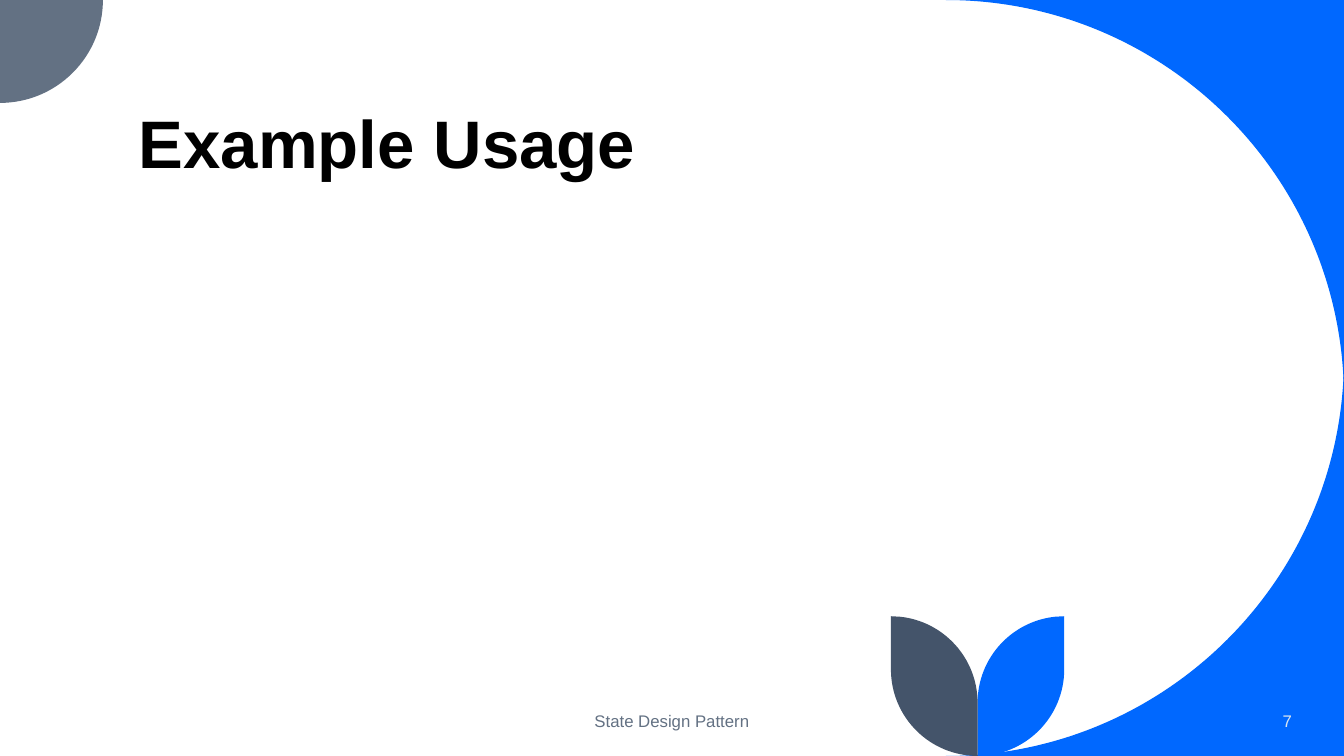
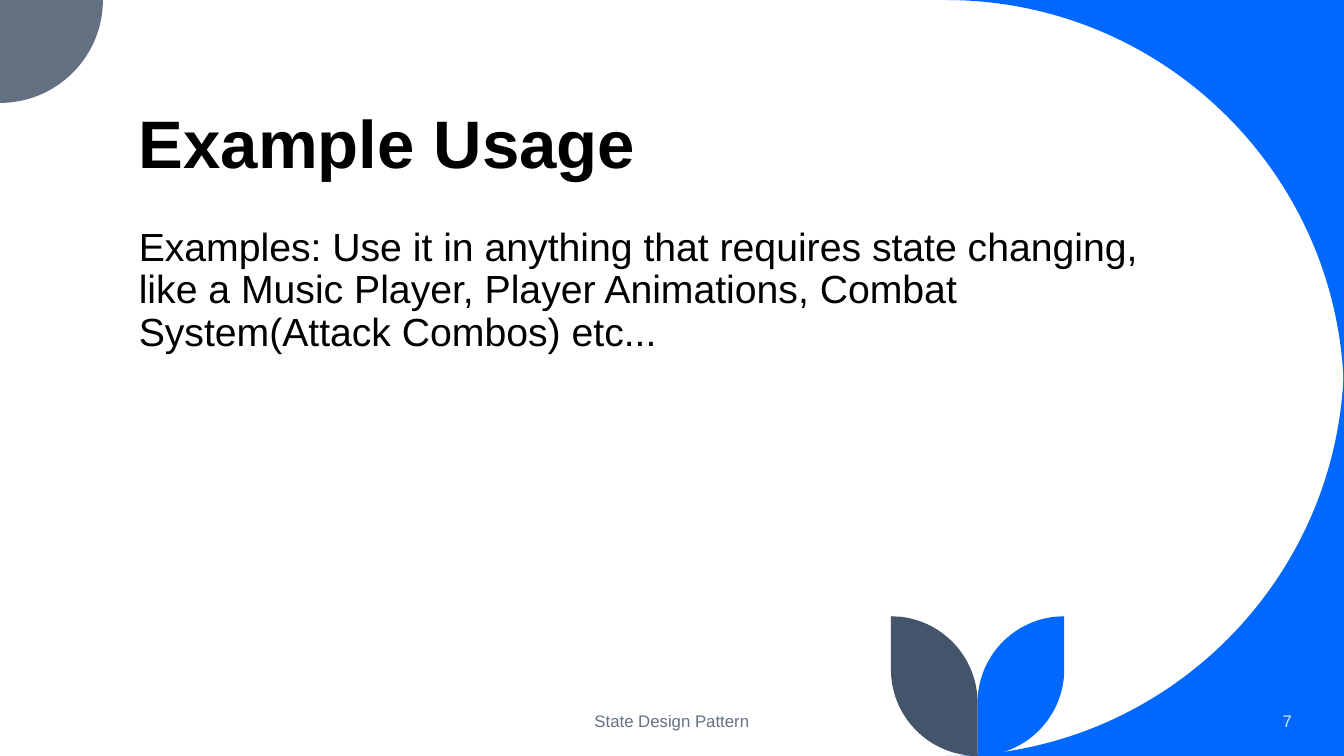
Before and after one commit to AdamMcguigan/State-Design-Pattern, a slide deck: slide 7 of State Design Pattern.pptx. Drawn at 1344x756 pixels with LibreOffice and Linux fonts; fonts in the diff are those of the drawing. Boxes give left, top, right and bottom in pixels: in the first picture for what was removed or moved away, otherwise in the second. Text is boxed around its words. In the diff, an @@ line names an element or a change of style, - is before the commit and + after.

```diff
--- a/State Design Pattern.pptx
+++ b/State Design Pattern.pptx
@@ text added at (x1=139, y1=232, x2=1138, y2=354), 28 pt, text #000000 @@
+Examples: Use it in anything that requires state changing, like a Music Player, Player Animations, Combat System(Attack Combos) etc...
```
Also in this commit, not shown: 4 other slides changed.
